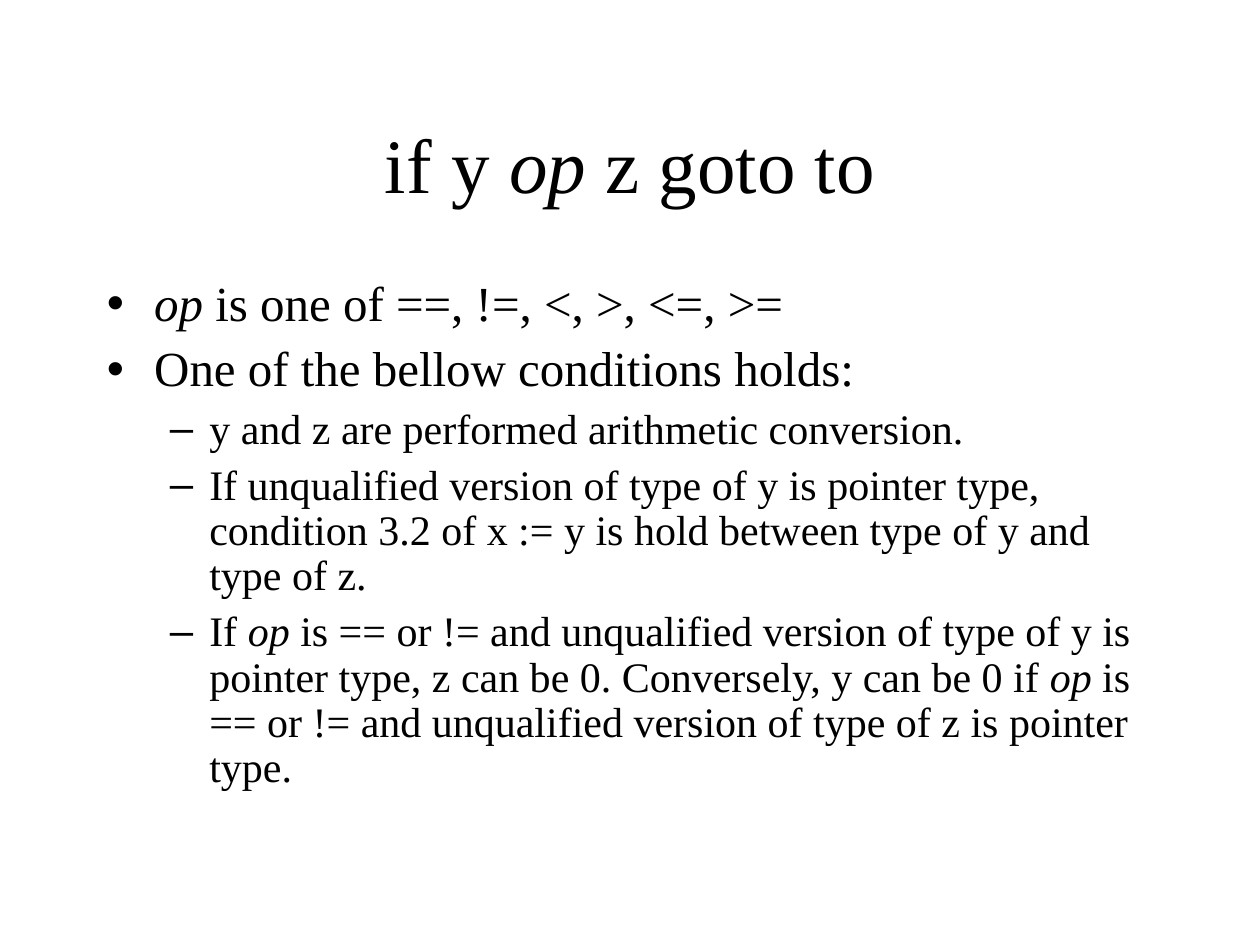
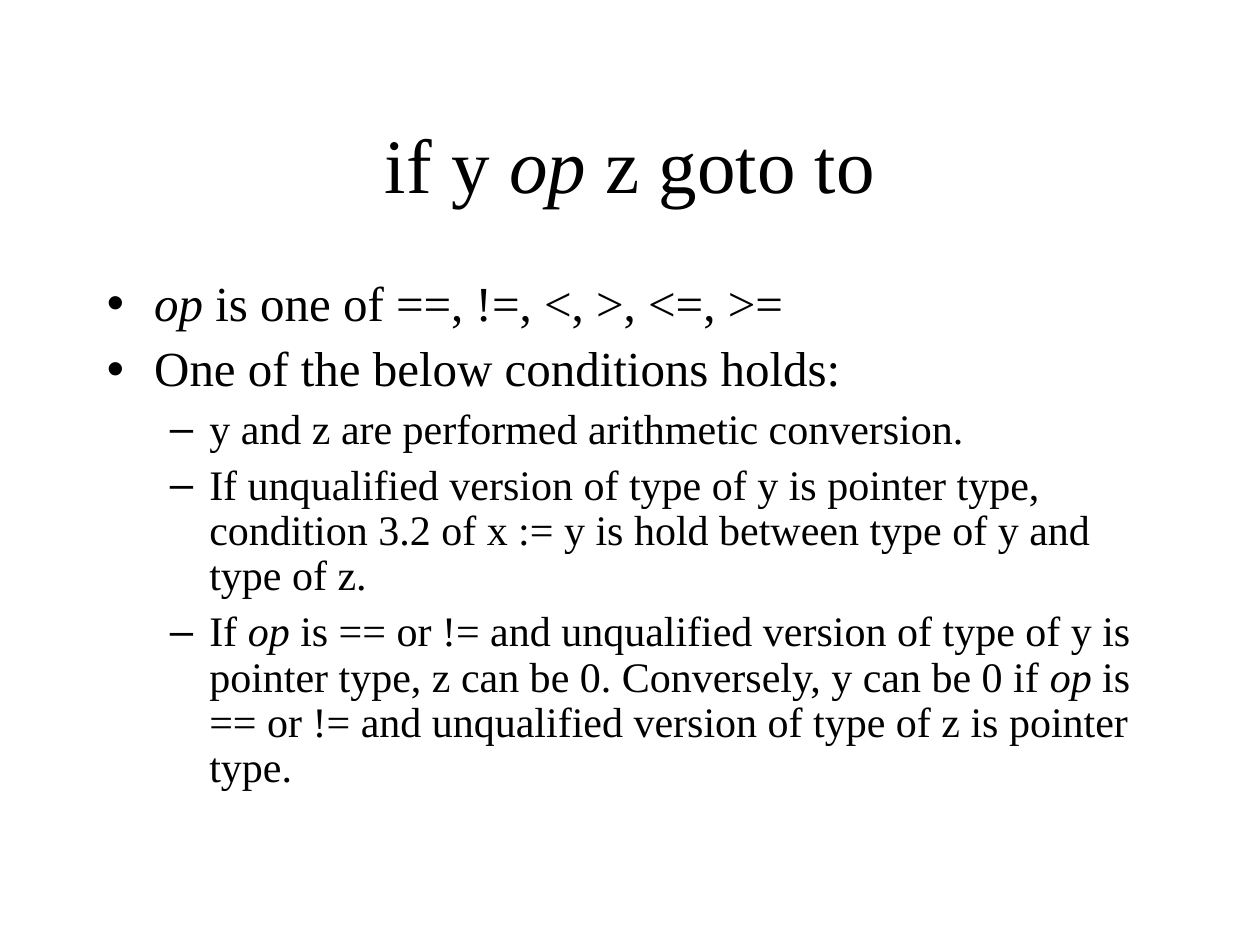
Before and after one commit to KeiHasegawa/hcc1_doc_ppt, a slide deck: slide 24 of 00_backend_interface_e.ppt. Drawn at 1260x945 pixels with LibreOffice and Linux fonts; fonts in the diff are those of the drawing. Boxes give left, top, right and bottom in pixels: in the first picture for what was removed or moved away, otherwise in the second. Text is boxed around its words. In the diff, an @@ line names an element or a change of style, - is before the commit and + after.

```diff
--- a/00_backend_interface_e.ppt
+++ b/00_backend_interface_e.ppt
@@ text at [154,351,841,387]: text changed @@
-• One of the bellow conditions holds:
+• One of the below conditions holds:
```
Also in this commit, not shown: 2 other slides changed, 5 other files.
